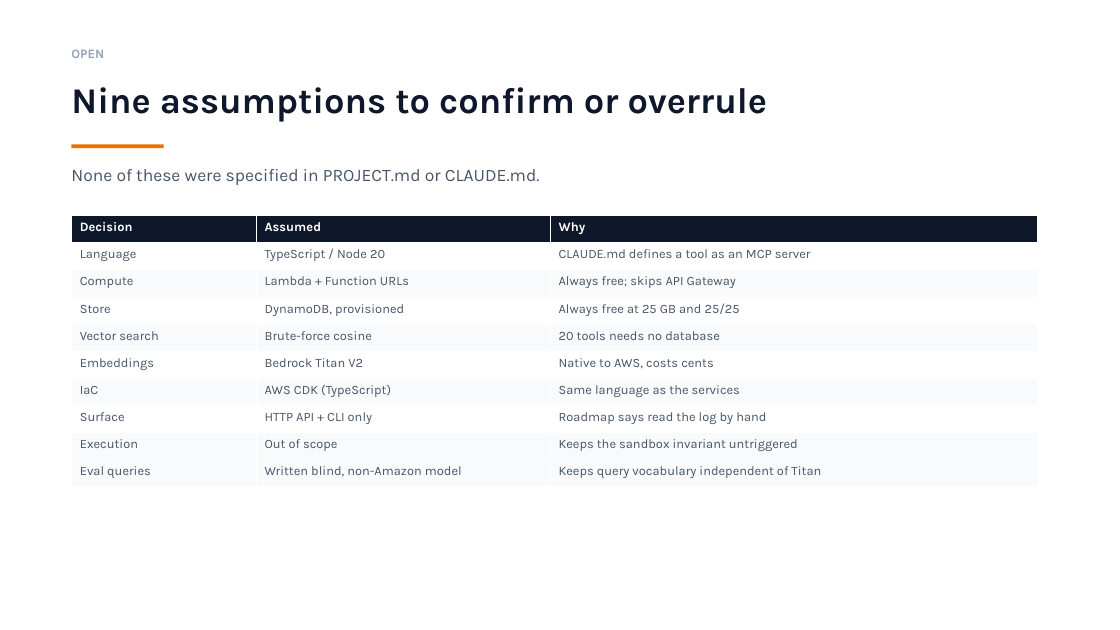
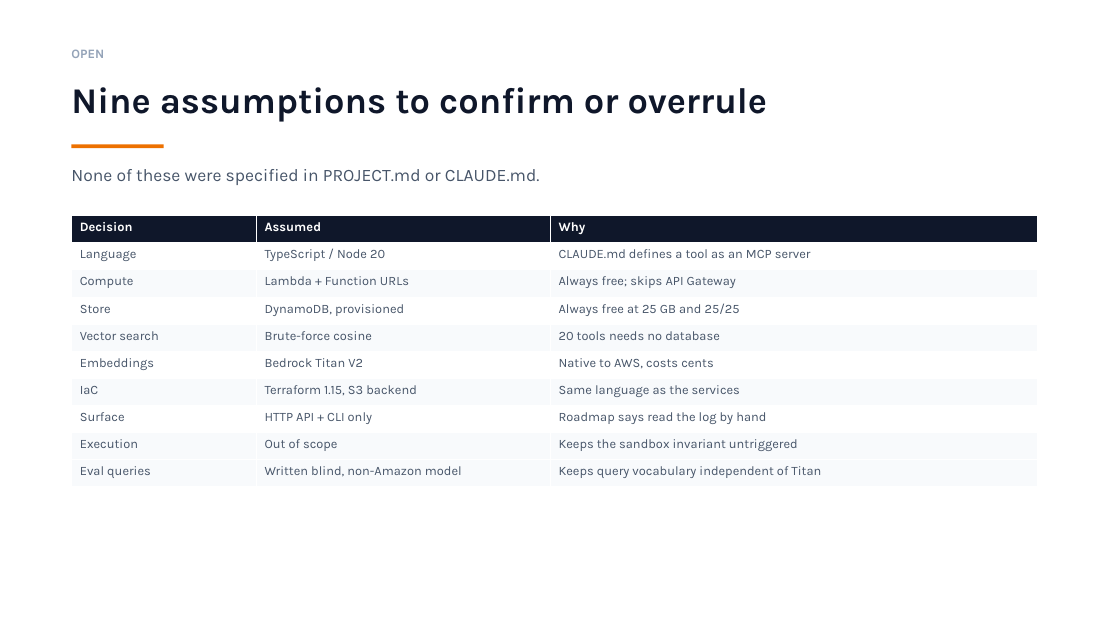
Before and after one commit to Endlessandothers/Endlessproject, a slide deck: slide 35 of docs/plans/endless-phase-0-v3.pptx. Drawn at 1120x630 pixels with LibreOffice and Linux fonts; fonts in the diff are those of the drawing. Boxes give left, top, right and bottom in pixels: in the first picture for what was removed or moved away, otherwise in the second. Text is boxed around its words. In the diff, an @@ line names an element or a change of style, - is before the commit and + after.

```diff
--- a/docs/plans/endless-phase-0-v3.pptx
+++ b/docs/plans/endless-phase-0-v3.pptx
@@ table at bbox=[71, 216, 1038, 482] @@
-row 7, column 2: AWS CDK (TypeScript)
+row 7, column 2: Terraform 1.15, S3 backend
```
Also in this commit, not shown: 9 other slides changed, 6 slides added.
